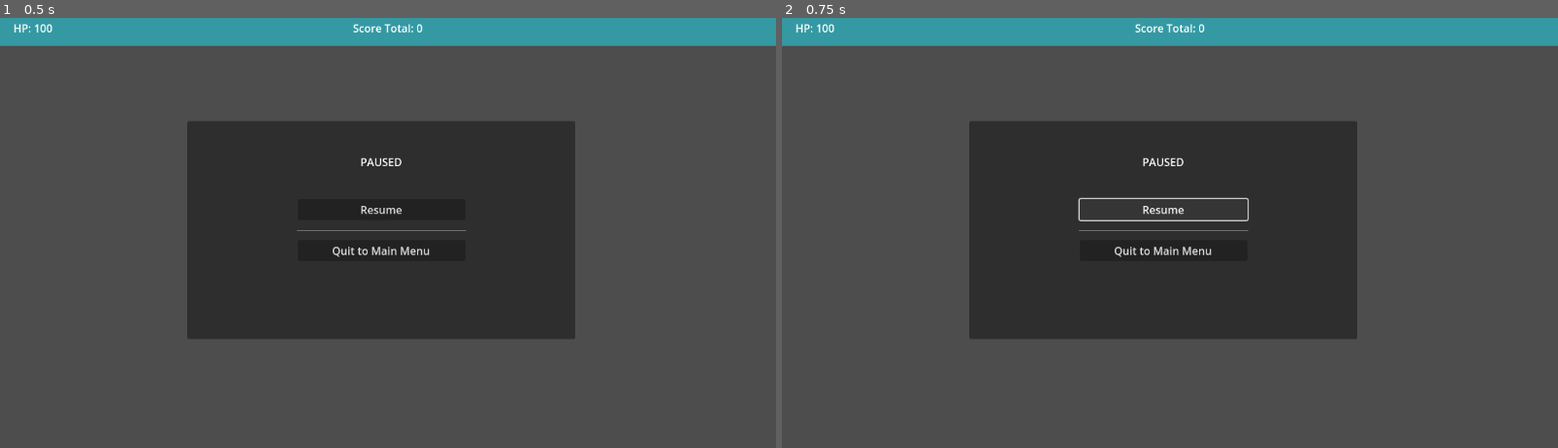
Above: before the commit, frames 1-2 (left to right).
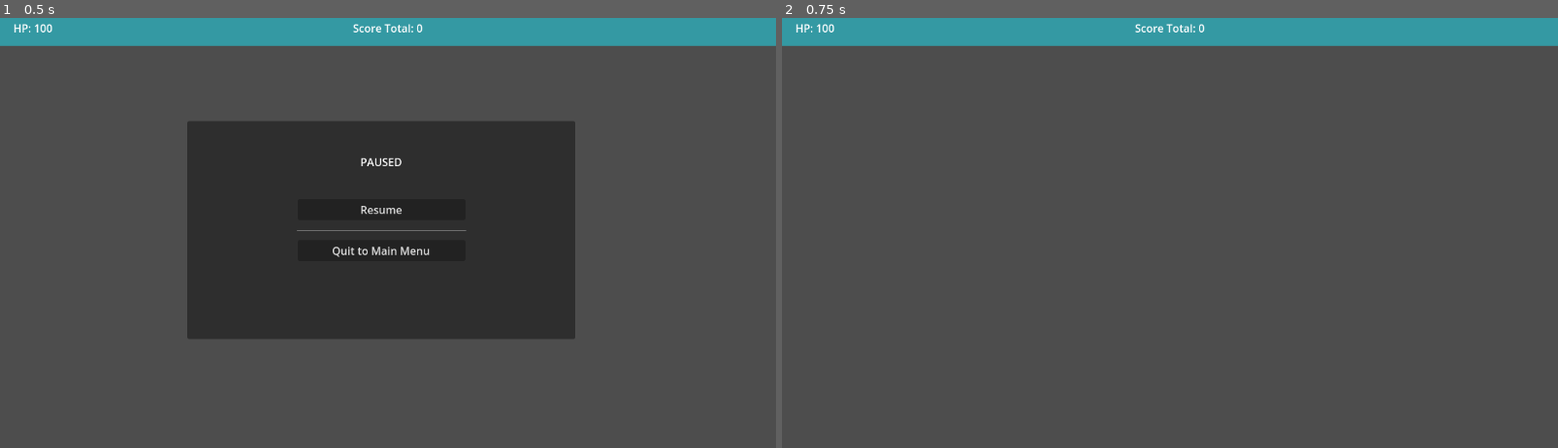
Above: after the commit, the same moments.

Repository: Shadowyish/fantasytss
Game: Godot game, scene res://Assets/Scenes/OvalForest.tscn
Same seed, same stepped clock (60 frames per second), same inputs: the game is played once before the commit and once after it. This scene is started directly instead of the project's main scene.
Inputs:
- Up to frame 1 (0.5 s): no input
- Up to frame 2 (0.75 s): click "Resume" at 0.5 s

Frame 1 is identical in both runs. In frame 2, 24% of the frame differs, in the area x 24-75%, y 24-75%.
Error before the commit: Invalid access to property or key 'cur_health' on a base object of type 'Nil'. (res://Assets/Scripts/UIOverlay.gd:8)
Error after the commit: Invalid access to property or key 'cur_health' on a base object of type 'Nil'. (res://Assets/Scripts/UIOverlay.gd:14)

Commit message:
connected Pause Menu buttons

Diff:
--- a/tss_godot/Assets/Scripts/GameManager.gd
+++ b/tss_godot/Assets/Scripts/GameManager.gd
@@ -101,3 +101,12 @@
 				return load("res://Assets/Prefabs/Skeleton.tscn").instantiate()
 			2:
 				return load("res://Assets/Prefabs/Wraith.tscn").instantiate()
+
+func resume_game():
+	game_mode = GameMode.Game
+	Engine.time_scale = 1.0
+
+func quit_game():
+	#TODO: Handle Save Data Logic
+	game_mode = GameMode.Menu
+	get_tree().change_scene_to_file("res://Assets/Scenes/MainMenu.tscn")
--- a/tss_godot/Assets/Scripts/UIOverlay.gd
+++ b/tss_godot/Assets/Scripts/UIOverlay.gd
@@ -3,9 +3,22 @@
 @onready var hp_label = $CanvasLayer/ColorRect/HP
 @onready var score_label = $CanvasLayer/ColorRect/Score
 @onready var pause_panel = $CanvasLayer/PausePanel
+@onready var resume_button = $CanvasLayer/PausePanel/VBoxContainer/ResumeButton
+@onready var quit_button = $CanvasLayer/PausePanel/VBoxContainer/QuitButton
+
+func _ready():
+	resume_button.pressed.connect(_on_resume_button)
+	quit_button.pressed.connect(_on_quit_button)
 
 func _process(_delta):
 	hp_label.text =  "HP: " + str(GameManager.player.cur_health) if GameManager.player.cur_health > 0 else "HP: DEAD"
 	score_label.text = "Current Score: " + str(GameManager.game_score)
 	if GameManager.game_mode == GameManager.GameMode.Pause:
 		pause_panel.visible = true
+
+func _on_resume_button():
+	pause_panel.visible = false
+	GameManager.resume_game()
+
+func _on_quit_button():
+	GameManager.quit_game()
